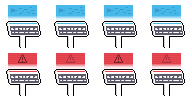
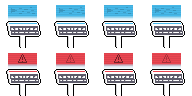
Before/after of a w=192, h=96 layered artwork. What changed in the layer stack:
renamed "Panel07" to "Panel14", painted on it over [152, 53, 181, 69]
added layer "Panel12" above "Panel10" over [104, 64, 133, 69]
renamed "Panel05" to "Panel10", moved it above "Panel08", painted on it over [56, 53, 85, 69]
added layer "Panel08" above "Panel06" over [8, 64, 37, 69]
painted on "Panel06" over [104, 5, 181, 69]
painted on "Panel04" over [8, 5, 133, 69]
removed layer "Panel03" over [152, 6, 181, 19]
painted on "Panel02" over [56, 5, 133, 19]
removed layer "Panel01" over [56, 6, 85, 19]
painted on "Panel00" over [8, 5, 37, 18]
